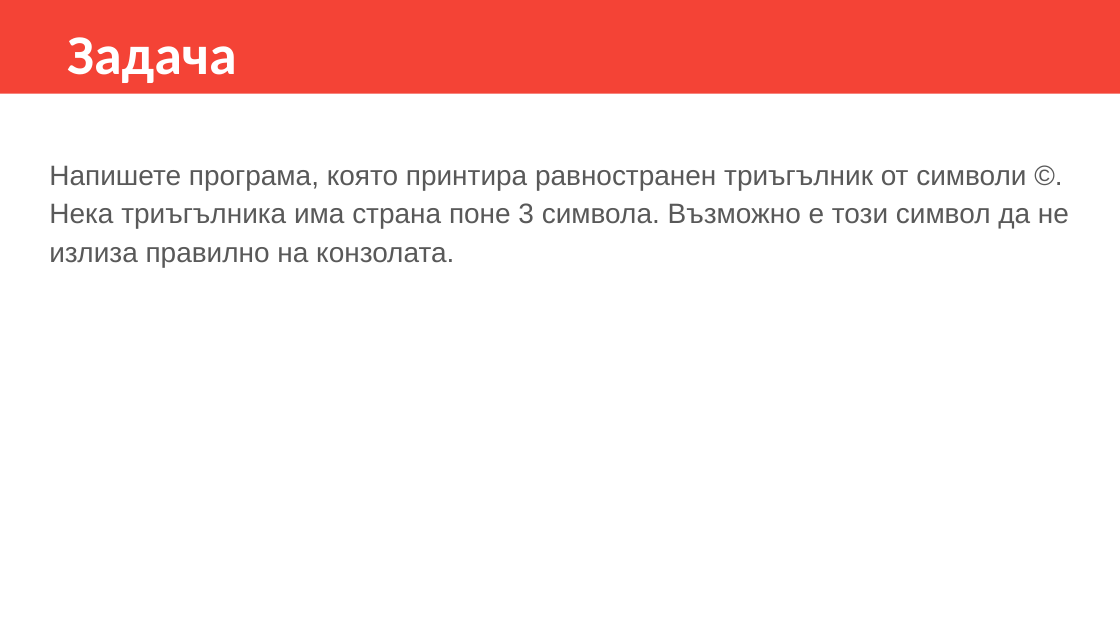
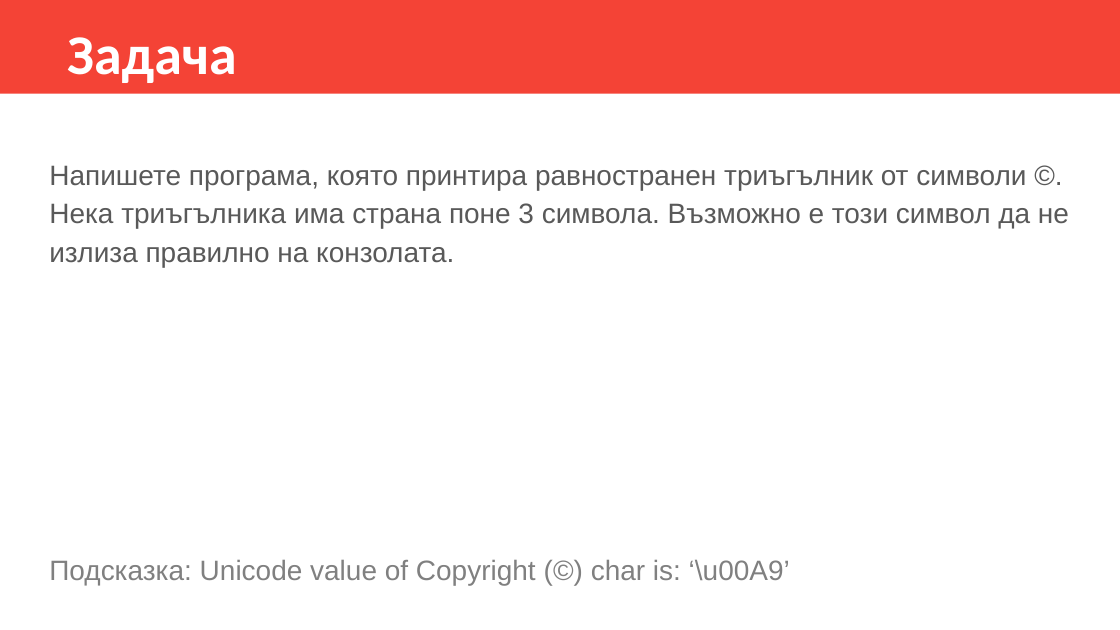
Before and after one commit to VratsaSoftware/java18, a slide deck: slide 34 of DataTypes/1.Java - Типове данни.pptx. Drawn at 1120x630 pixels with LibreOffice and Linux fonts; fonts in the diff are those of the drawing. Boxes give left, top, right and bottom in pixels: in the first picture for what was removed or moved away, otherwise in the second. Text is boxed around its words. In the diff, an @@ line names an element or a change of style, - is before the commit and + after.

Commit message:
update presentation

```diff
--- a/DataTypes/1.Java - Типове данни.pptx
+++ b/DataTypes/1.Java - Типове данни.pptx
@@ text at [49,560,790,585]: paragraph added @@
+Подсказка: Unicode value of Copyright (©) char is: ‘\u00A9’
```
Also in this commit, not shown: 1 other file.
